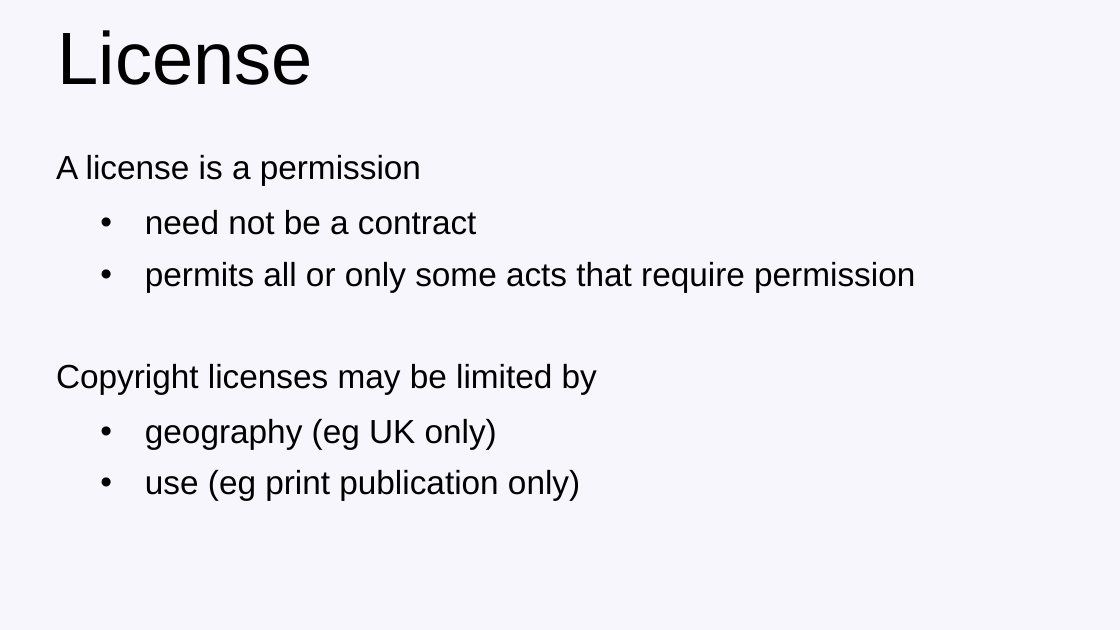
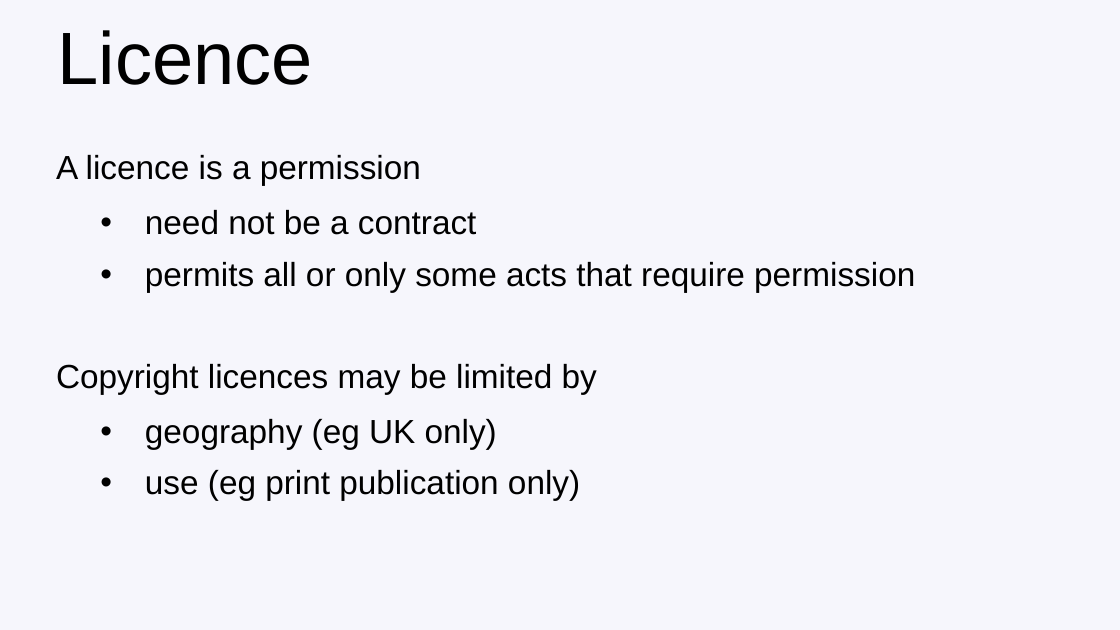
Before and after one commit to francisdavey/open-data, a slide deck: slide 31 of slides.ppt (slide 30 before the commit). Drawn at 1120x630 pixels with LibreOffice and Linux fonts; fonts in the diff are those of the drawing; background and template pictures are left out. Boxes give left, top, right and bottom in pixels: in the first picture for what was removed or moved away, otherwise in the second. Text is boxed around its words. In the diff, an @@ line names an element or a change of style, - is before the commit and + after.

```diff
--- a/slides.ppt
+++ b/slides.ppt
@@ title at (58, 30, 313, 85): text changed @@
-License
+Licence
@@ text at (56, 155, 421, 186): text changed @@
-A license is a permission
+A licence is a permission
@@ text at (56, 364, 597, 394): text changed @@
-Copyright licenses may be limited by
+Copyright licences may be limited by
```
Also in this commit, not shown: 11 other slides changed, 2 slides added, 1 slide removed.
